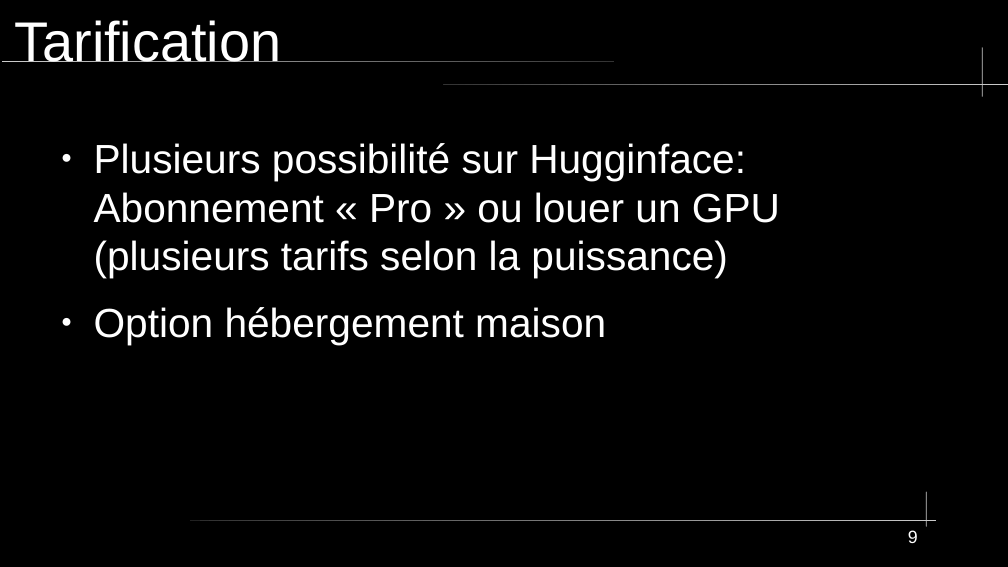
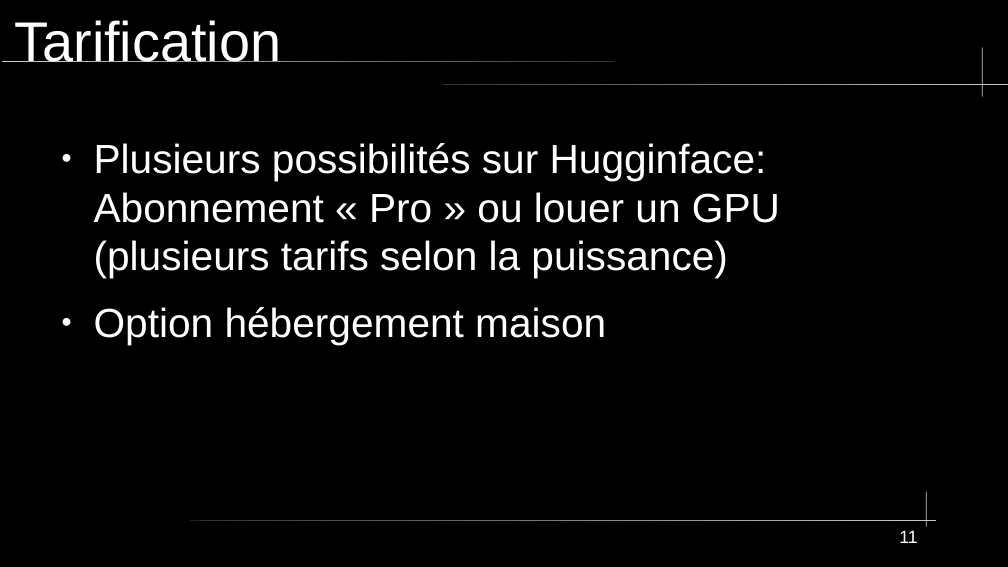
Before and after one commit to Apinsun/Projet2, a slide deck: slide 11 of Sans nom 1presentation.odp (slide 9 before the commit). Drawn at 1008x567 pixels with LibreOffice and Linux fonts; fonts in the diff are those of the drawing. Boxes give left, top, right and bottom in pixels: in the first picture for what was removed or moved away, otherwise in the second. Text is boxed around its words. In the diff, an @@ line names an element or a change of style, - is before the commit and + after.

```diff
--- a/Sans nom 1presentation.odp
+++ b/Sans nom 1presentation.odp
@@ text at <box>94,143,780,278</box>: text changed @@
-● Plusieurs possibilité sur Hugginface: Abonnement « Pro » ou louer un GPU (plusieurs tarifs selon la puissance)
+● Plusieurs possibilités sur Hugginface: Abonnement « Pro » ou louer un GPU (plusieurs tarifs selon la puissance)
@@ page number at <box>899,530,917,543</box>: text changed @@
-9
+11
```
Also in this commit, not shown: 5 other slides changed, 4 slides added, 3 other files.
